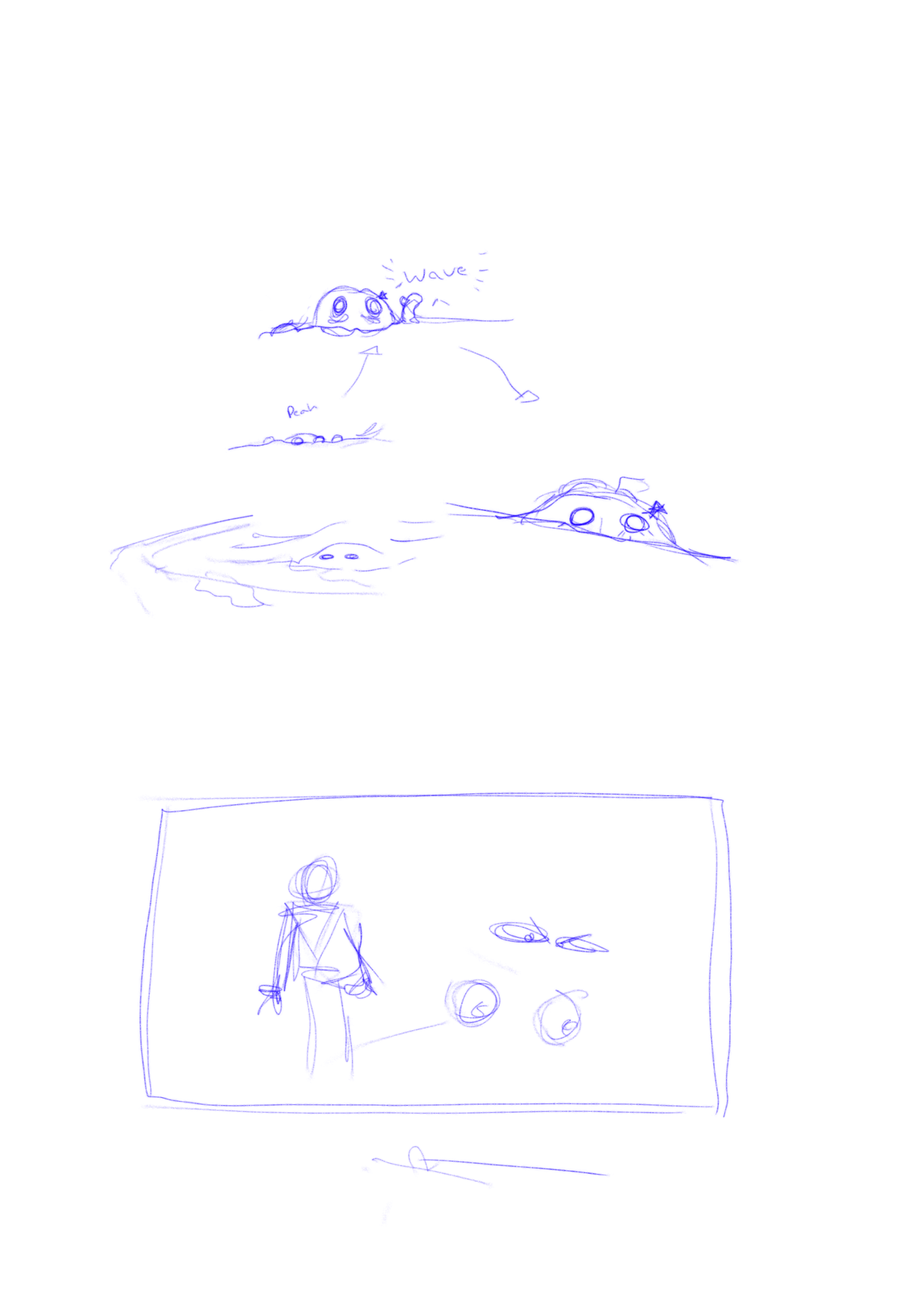
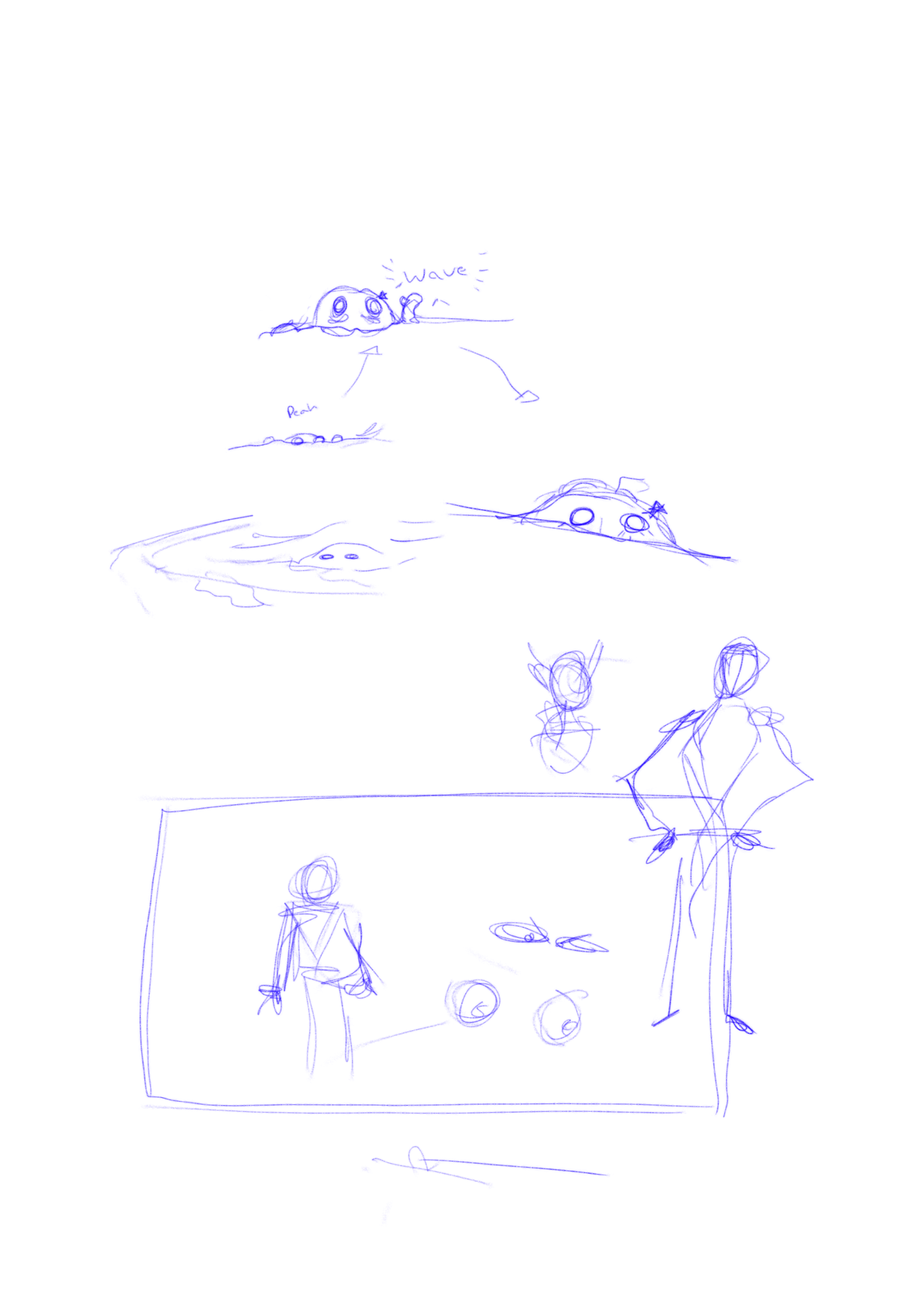
Layer changes from the first 922 x 1305 image to the second:
painted on "Paint Layer 2" over [526, 634, 815, 1036]
